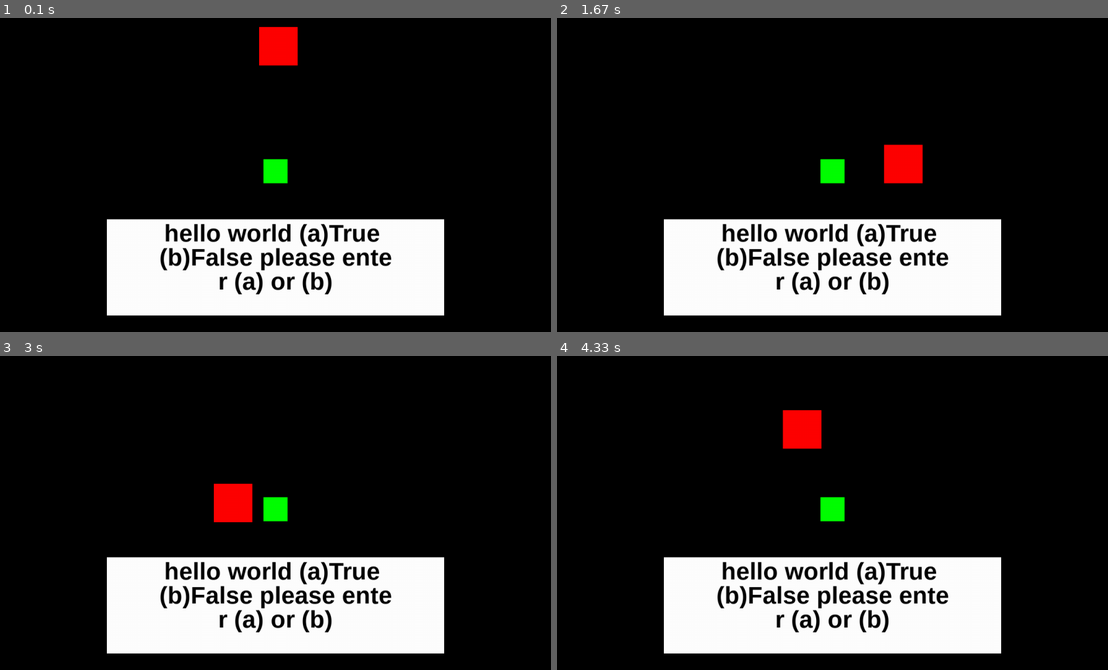
Above: before the commit, frames 1-4 (two rows, left to right).
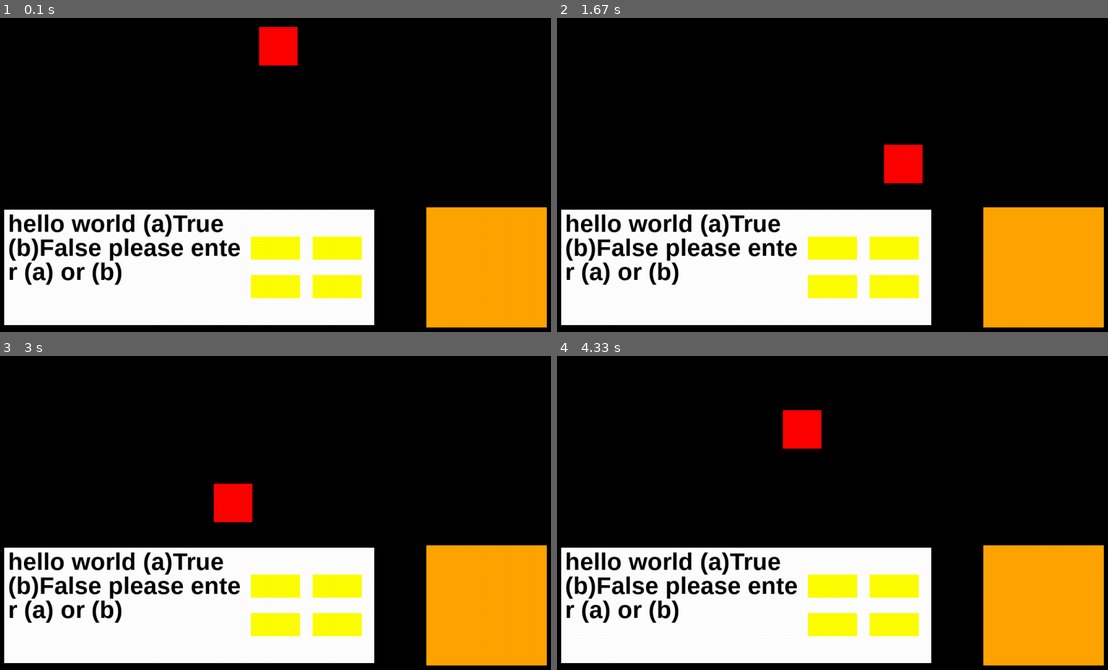
Above: after the commit, the same moments.

Repository: hsiang086/crc-static-exhibition
Game: pygame game, started from main/third_scene.py
Two runs of this game, one before a commit and one after it. Both use one fixed random seed, a clock stepped at 60 frames per second and the inputs below.
Inputs:
- Up to frame 1 (0.1 s): no input
- Up to frame 2 (1.67 s): no input
- Up to frame 3 (3 s): no input
- Up to frame 4 (4.33 s): no input

The runs differ from the first frame. In frame 1, 26% of the frame differs, in the area x 0-100%, y 44-99%; in frame 2, 26%; in frame 3, 26%; in frame 4, 26%.

Commit message:
add answer button

Diff:
--- a/main/third_scene.py
+++ b/main/third_scene.py
@@ -12,8 +12,12 @@
     global screen
     global x_center, y_center
 
-    global question_background
-    global third_scenes
+    global shooting
+    global questions
+    global question_scene
+    global question_background, player
+
+    global shooting_scene
     global aim
 
     global text_size
@@ -33,11 +37,18 @@
     text_size = 50
     font = pygame.font.SysFont('Arial', text_size, bold=True)
 
-
-    third_scenes = pygame.sprite.Group()
+    shooting = False
+
+    with open('data/questions.yml', 'r') as file:
+        questions = yaml.load(file, Loader=yaml.CLoader)
+    question_scene = pygame.sprite.Group()
+    question_background = QuestionBackground()
+    player = Player()
+    question_scene.add(question_background, player, [AnswerButton(i, ans) for i, ans in enumerate(questions['answers'])])
+
+    shooting_scene = pygame.sprite.Group()
     aim = Aim()
-    question_background = QuestionBackground()
-    third_scenes.add(Balloon(), aim, question_background)
+    shooting_scene.add(Balloon())
 
 class Aim(pygame.sprite.Sprite):
     def __init__(self):
@@ -169,42 +180,68 @@
                 self.trianglemotion()
             self.theta %= 360
 
+
+class Player(pygame.sprite.Sprite):
+    def __init__(self):
+        super().__init__()
+        self.image = pygame.Surface((250, 250))
+        self.image.fill('orange')
+        self.rect = self.image.get_rect()
+        self.rect.right = WIDTH * 94 / 100
+        self.rect.centery = y_center + HEIGHT * 5 / 18
+
 class QuestionBackground(pygame.sprite.Sprite):
     def __init__(self):
         super().__init__()
-        self.image = pygame.Surface((700,200))
+        self.image = pygame.Surface((WIDTH * 6 / 10, HEIGHT / 3))
         self.image.fill("white")
         self.rect = self.image.get_rect()
-        self.rect.centerx = x_center
-        self.rect.centery = y_center + 200
+        self.rect.left = WIDTH * 6 / 100
+        self.rect.centery = y_center + HEIGHT * 5 / 18
+
+class AnswerButton(pygame.sprite.Sprite):
+    def __init__(self, pos, answer):
+        super().__init__()
+        self.image = pygame.Surface((question_background.image.get_width() / 7.5, question_background.image.get_height() / 5))
+        self.image.fill("yellow")
+        self.rect = self.image.get_rect()
+        print(answer[0])
+        print(f'#1{pos+ 1 // 2}')
+        print((1 + ((pos+ 1) // 3) * question_background.image.get_height() / 2))
+        print(question_background.image.get_width())
+        self.rect.left = question_background.rect.centerx + ((((pos+ 1) % 2) + 1)* question_background.image.get_width() / 6)
+        self.rect.centery = question_background.rect.top + ((((pos+ 1) // 3) + 1) * question_background.image.get_height() / 3)
+        self.text = answer
 
 class Question():
     def __init__(self, question_index: int, amount_per_line: int):
-        with open('data/questions.yml', 'r') as file:
-            questions = yaml.load(file, Loader=yaml.CLoader)
         question = questions['questions'][question_index]
         self.text_list = [question[amount_per_line * i:amount_per_line * (i + 1)] for i in range(ceil(len(question) / amount_per_line))]
         self.anwsers = questions['answers'][question_index]
         self.anwser = questions['answer'][question_index]
+        super().__init__()
 
     def display(self):
         for i, char in enumerate(self.text_list):
             text = font.render(str(char), True, "black")
-            text_rect = text.get_rect(midtop=(question_background.rect.centerx, question_background.rect.top + (text_size * i)))
+            text_rect = text.get_rect(topleft=(question_background.rect.left * 1.1, question_background.rect.top + (text_size * i)))
             screen.blit(text, text_rect)
+
 
 init()
 q1 = Question(0, 20)
 
 while True:
-    screen.fill("black")
-    third_scenes.draw(screen)
     clock.tick(FPS)
     events = pygame.event.get()
     for event in events:
         if event.type == pygame.QUIT:
             os._exit(True)
+    screen.fill("black")
+    shooting_scene.draw(screen)
+    if not shooting:
+        question_scene.draw(screen)
 
     q1.display()
-    third_scenes.update()
+    shooting_scene.update()
     pygame.display.update()
